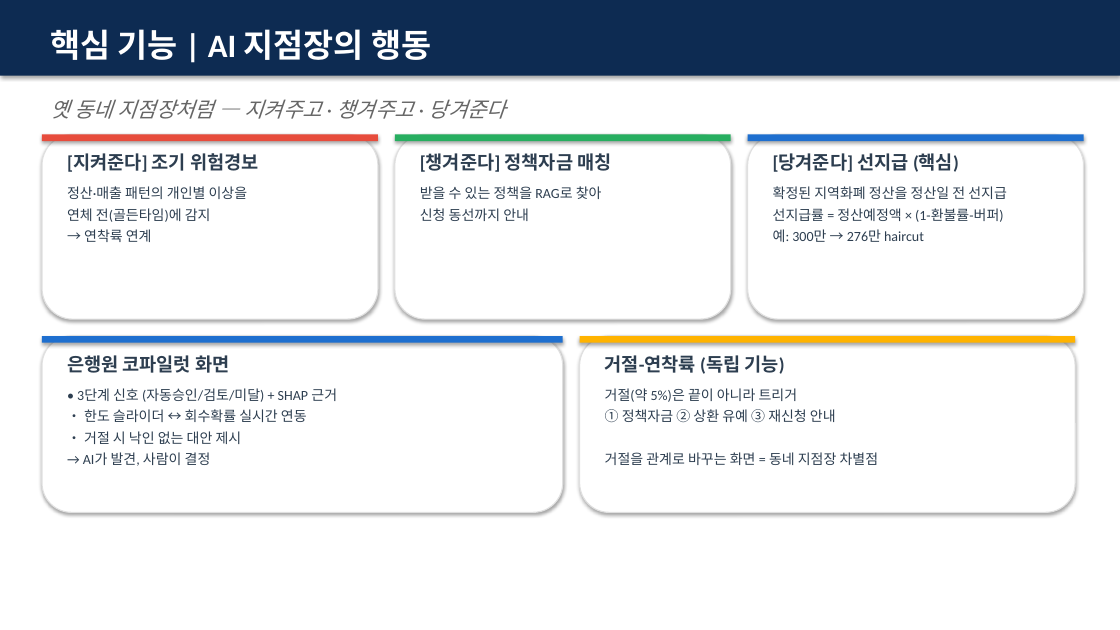
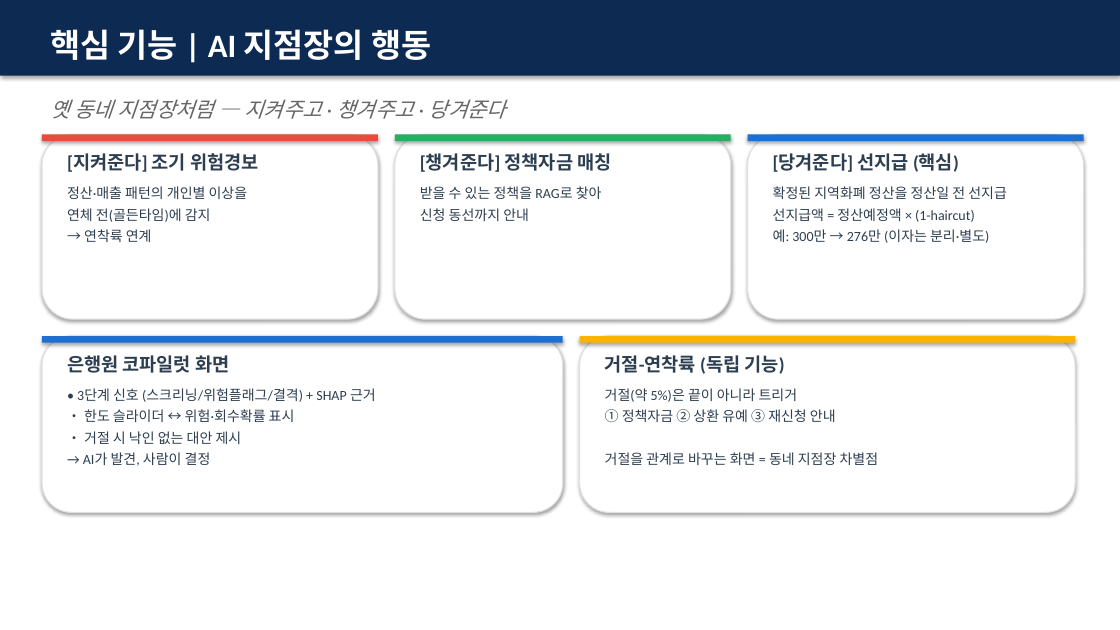
Before and after one commit to BBuSang/JB-Fin-AI-Challenge, a slide deck: slide 5 of 내일은행_MVP제안서_발표.pptx. Drawn at 1120x630 pixels with LibreOffice and Linux fonts; fonts in the diff are those of the drawing. Boxes give left, top, right and bottom in pixels: in the first picture for what was removed or moved away, otherwise in the second. Text is boxed around its words. In the diff, an @@ line names an element or a change of style, - is before the commit and + after.

```diff
--- a/내일은행_MVP제안서_발표.pptx
+++ b/내일은행_MVP제안서_발표.pptx
@@ text at [773, 208, 989, 243]: text changed @@
-선지급률 = 정산예정액 × (1-환불률-버퍼)
-예: 300만 → 276만 haircut
+선지급액 = 정산예정액 × (1-haircut)
+예: 300만 → 276만 (이자는 분리·별도)
@@ text at [77, 388, 376, 422]: text changed @@
-• 3단계 신호 (자동승인/검토/미달) + SHAP 근거
-• 한도 슬라이더 ↔ 회수확률 실시간 연동
+• 3단계 신호 (스크리닝/위험플래그/결격) + SHAP 근거
+• 한도 슬라이더 ↔ 위험·회수확률 표시
```
Also in this commit, not shown: 5 other slides changed, 7 other files.
